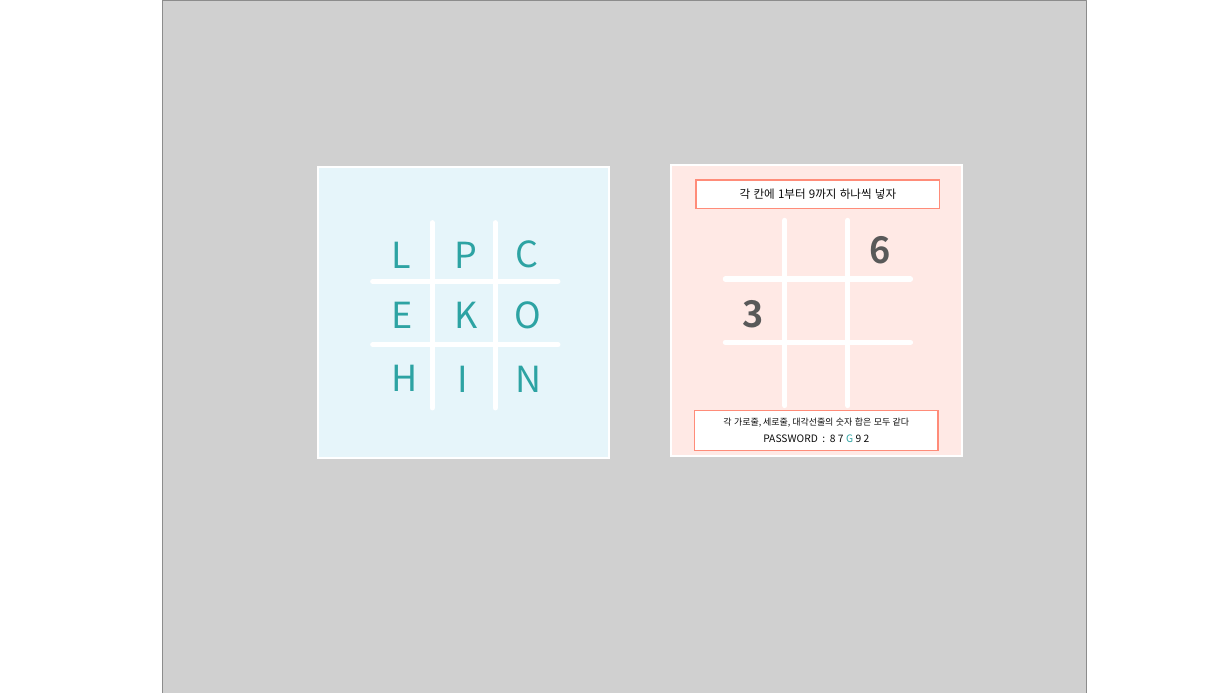
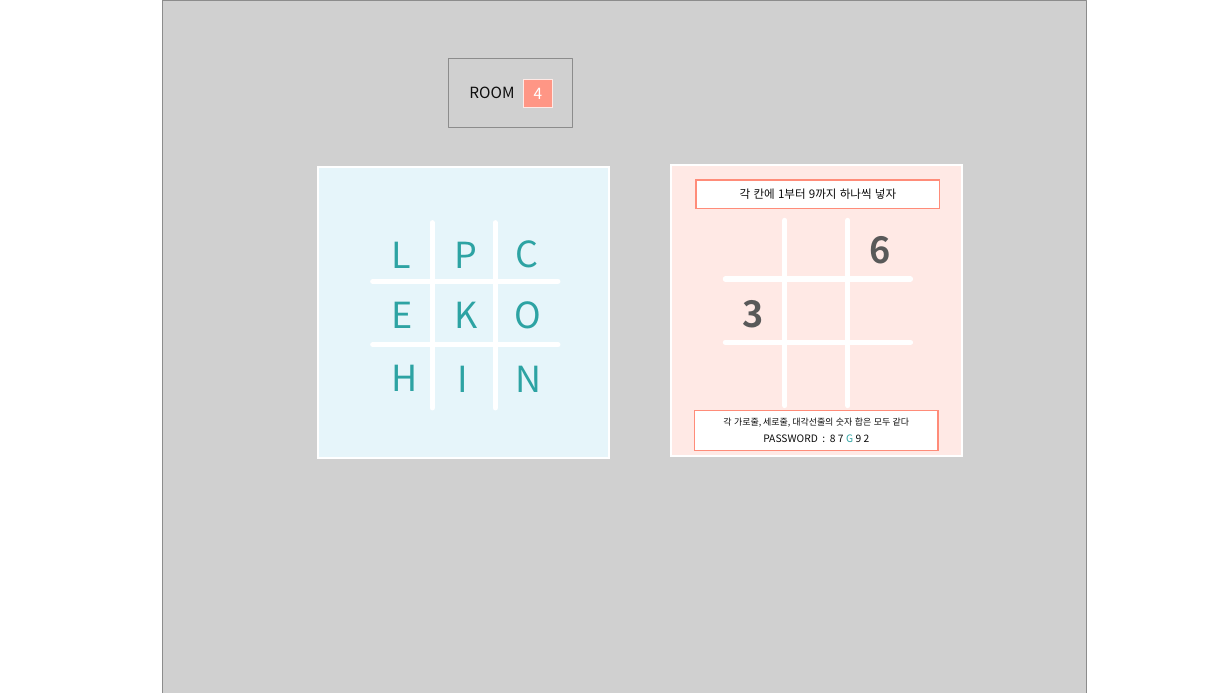
Before and after one commit to SangYoonLee1231/TIL_Study_Note, a slide deck: slide 17 of 미궁 제작 작업/PASSWORLD ESCAPE/패스월드 이스케이프 수정본.pptx. Drawn at 1232x693 pixels with LibreOffice and Linux fonts; fonts in the diff are those of the drawing; grey boxes stand for pictures. Boxes give left, top, right and bottom in pixels: in the first picture for what was removed or moved away, otherwise in the second. Text is boxed around its words. In the diff, an @@ line names an element or a change of style, - is before the commit and + after.

```diff
--- a/미궁 제작 작업/PASSWORLD ESCAPE/패스월드 이스케이프 수정본.pptx
+++ b/미궁 제작 작업/PASSWORLD ESCAPE/패스월드 이스케이프 수정본.pptx
@@ picture added at (448,58,572,128) @@
@@ text added at (469,86,514,98), 12 pt, text #0D0D0D @@
+ROOM
@@ rectangle added at (523,79,553,107), fill #FF9685, outline #FFE9E5 0.75 pt, 12 pt, text #FFFFFF @@
+4
```
Also in this commit, not shown: 9 other slides changed, 1 slide added, 34 other files.
